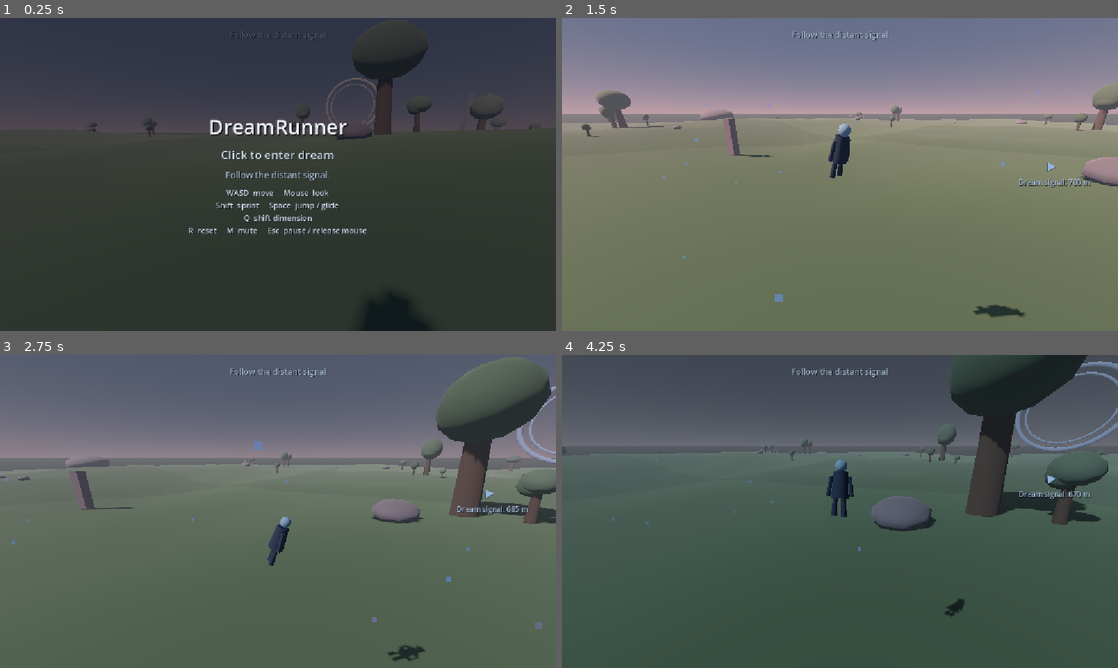
Above: before the commit, frames 1-4 (two rows, left to right).
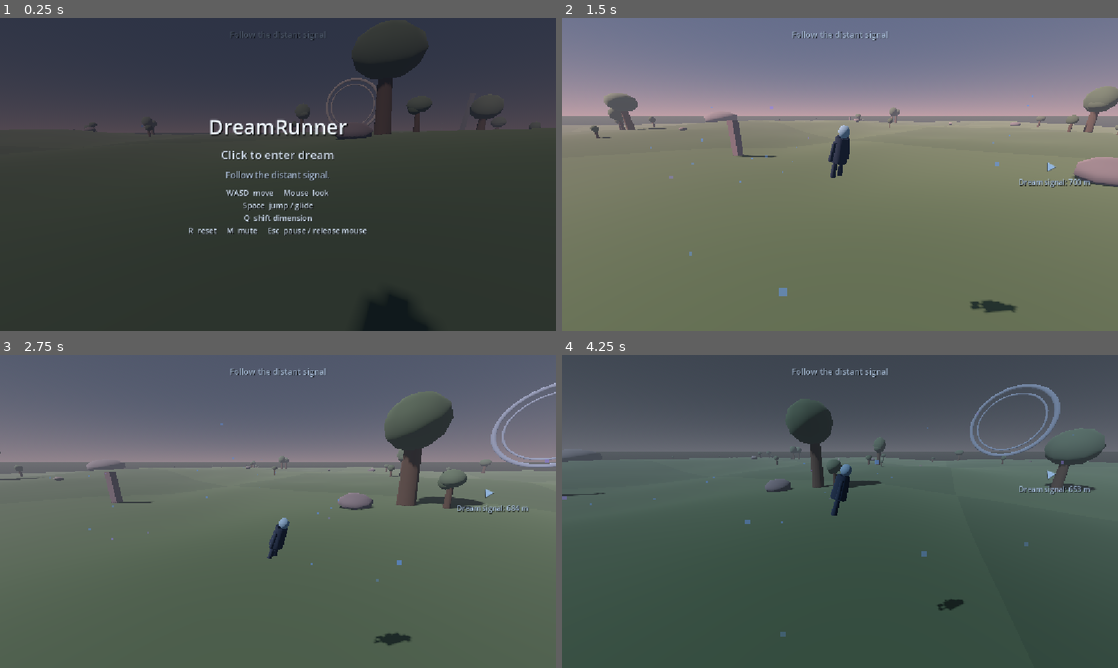
Above: after the commit, the same moments.

Repository: nimanimanima-rgb/DreamRunner
Game: Godot game, scene res://scenes/Game.tscn
Same seed, same stepped clock (60 frames per second), same inputs: the game is played once before the commit and once after it.
Inputs (mouse positions are in pixels of both pictures, inside the frame that each line leads up to):
- Up to frame 1 (0.25 s): no input
- Up to frame 2 (1.5 s): tap Enter at 0.5 s; move the mouse to (962, 158) at 0.52 s; hold D (move_right) 0.53-1.28 s; hold Shift (sprint, bound only before the commit) 0.53-1.28 s; click (962, 158) at 0.67 s; tap Space (jump) at 0.77, 0.8, 1.07, 1.35 s; move the mouse to (812, 174) at 1.27 s; hold W (move_forward) from 1.28 s (still down)
- Up to frame 3 (2.75 s): keep holding W (move_forward); tap Space (jump) at 1.52, 1.82, 2.3 s; tap Shift (sprint, bound only before the commit) at 1.55 s; move the mouse to (289, 505) at 2.02 s; hold Q (shift_dimension) from 2.03 s (still down)
- Up to frame 4 (4.25 s): keep holding W (move_forward); move the mouse to (834, 517) at 2.77 s; release Q (shift_dimension) at 2.78 s; tap Shift (sprint, bound only before the commit) at 2.85 s; click (834, 517) at 2.92 s; tap Space (jump) at 3.02, 3.32 s; move the mouse to (878, 514) at 3.52 s; hold Space (jump) from 3.53 s (still down); tap M at 3.6 s

The runs differ from the first frame. In frame 1, 0.3% of the frame differs, in the area x 38-61%, y 58-62%; in frame 2, 3.1%; in frame 3, 12%; in frame 4, 12%, in the area x 0-100%, y 0-90%.

Commit message:
Make sprint speed the default movement

Diff:
--- a/project.godot
+++ b/project.godot
@@ -47,11 +47,6 @@
 "events": [Object(InputEventKey,"resource_local_to_scene":false,"resource_name":"","device":-1,"window_id":0,"alt_press …(191 unchanged characters)…
 ]
 }
-sprint={
-"deadzone": 0.2,
-"events": [Object(InputEventKey,"resource_local_to_scene":false,"resource_name":"","device":-1,"window_id":0,"alt_pressed":false,"shift_pressed":false,"ctrl_pressed":false,"meta_pressed":false,"pressed":false,"keycode":0,"physical_keycode":4194325,"key_label":0,"unicode":0,"location":0,"echo":false,"script":null)
-]
-}
 reset_player={
 "deadzone": 0.2,
 "events": [Object(InputEventKey,"resource_local_to_scene":false,"resource_name":"","device":-1,"window_id":0,"alt_press …(192 unchanged characters)…
--- a/scenes/Game.tscn
+++ b/scenes/Game.tscn
@@ -230,7 +230,6 @@
 text = "Speed: 0.0 m/s
 State: Airborne
 Vertical velocity: 0.0 m/s
-Sprinting: false
 Gliding: false
 Mode: Airborne
 Click to capture mouse
@@ -365,7 +364,7 @@
 theme_override_constants/shadow_offset_y = 1
 theme_override_font_sizes/font_size = 16
 text = "WASD  move     Mouse  look
-Shift  sprint     Space  jump / glide
+Space  jump / glide
 Q  shift dimension
 R  reset     M  mute     Esc  pause / release mouse"
 horizontal_alignment = 1
--- a/scripts/audio_manager.gd
+++ b/scripts/audio_manager.gd
@@ -132,8 +132,8 @@
 	if ambience_playback == null:
 		return
 	var horizontal_speed: float = Vector2(player.velocity.x, player.velocity.z).length()
-	var sprint_speed: float = float(player.get("sprint_speed"))
-	var speed_blend: float = clampf(horizontal_speed / maxf(sprint_speed, 1.0), 0.0, 1.25)
+	var run_speed: float = float(player.get("run_speed"))
+	var speed_blend: float = clampf(horizontal_speed / maxf(run_speed, 1.0), 0.0, 1.25)
 	var glide_boost: float = 0.08 if bool(player.call("is_gliding")) else 0.0
 	var wind_level: float = current_wind_level + speed_blend * movement_wind_boost + glide_boost
 	for _frame in range(ambience_playback.get_frames_available()):
--- a/scripts/debug_hud.gd
+++ b/scripts/debug_hud.gd
@@ -28,7 +28,6 @@
 
 	var horizontal_speed := Vector2(player.velocity.x, player.velocity.z).length()
 	var movement_state := "Grounded" if player.is_on_floor() else "Airborne"
-	var sprinting := Input.is_action_pressed("sprint") and horizontal_speed > 0.1
 	var gliding := (
 		not player.is_on_floor()
 		and player.velocity.y < 0.0
@@ -82,8 +81,6 @@
 	if player.is_on_floor():
 		if horizontal_speed < 0.1:
 			movement_mode = "Idle"
-		elif sprinting:
-			movement_mode = "Sprinting"
 		else:
 			movement_mode = "Running"
 
@@ -92,7 +89,6 @@
 		+ "Speed: %5.1f m/s\n" % horizontal_speed
 		+ "State: %s\n" % movement_state
 		+ "Vertical velocity: %5.1f m/s\n" % player.velocity.y
-		+ "Sprinting: %s\n" % str(sprinting)
 		+ "Gliding: %s\n" % str(gliding)
 		+ "Mode: %s\n" % movement_mode
 		+ "Ground clearance: %4.1f m\n" % float(player.call("get_ground_clearance"))
--- a/scripts/player_controller.gd
+++ b/scripts/player_controller.gd
@@ -3,8 +3,7 @@
 signal dream_entered
 
 @export_group("Movement")
-@export var walk_speed: float = 13.0
-@export var sprint_speed: float = 34.0
+@export var run_speed: float = 34.0
 @export var ground_acceleration: float = 58.0
 @export var air_acceleration: float = 10.0
 @export var ground_deceleration: float = 38.0
@@ -34,13 +33,10 @@
 
 @export_group("Procedural Visual Motion")
 @export_range(0.0, 0.12, 0.005) var run_bob_height: float = 0.035
-@export_range(0.0, 15.0, 0.5) var sprint_visual_lean_degrees: float = 7.0
-@export_range(5.0, 35.0, 1.0) var run_arm_swing_degrees: float = 20.0
-@export_range(15.0, 55.0, 1.0) var sprint_arm_swing_degrees: float = 38.0
-@export_range(5.0, 30.0, 1.0) var run_leg_swing_degrees: float = 18.0
-@export_range(15.0, 50.0, 1.0) var sprint_leg_swing_degrees: float = 34.0
-@export_range(2.0, 10.0, 0.25) var walk_stride_length: float = 5.0
-@export_range(3.0, 14.0, 0.25) var sprint_stride_length: float = 7.5
+@export_range(0.0, 15.0, 0.5) var run_visual_lean_degrees: float = 7.0
+@export_range(15.0, 55.0, 1.0) var run_arm_swing_degrees: float = 38.0
+@export_range(15.0, 50.0, 1.0) var run_leg_swing_degrees: float = 34.0
+@export_range(3.0, 14.0, 0.25) var run_stride_length: float = 7.5
 @export_range(0.5, 1.5, 0.05) var locomotion_cycle_multiplier: float = 1.0
 @export_range(20.0, 80.0, 1.0) var glide_arm_lift_degrees: float = 64.0
 @export_range(5.0, 45.0, 1.0) var glide_arm_open_degrees: float = 28.0
@@ -53,7 +49,7 @@
 @export_range(-80.0, 0.0, 1.0) var min_pitch_degrees: float = -35.0
 @export_range(0.0, 30.0, 1.0) var max_pitch_degrees: float = 4.0
 @export var normal_fov: float = 78.0
-@export var sprint_fov: float = 84.0
+@export var run_fov: float = 84.0
 @export var glide_fov: float = 86.0
 @export var fov_smoothing: float = 5.0
 @export var camera_vertical_smoothing: float = 7.0
@@ -202,8 +198,8 @@
 	camera_pivot.global_position = camera_position
 
 	var horizontal_speed := Vector2(velocity.x, velocity.z).length()
-	var is_sprinting := Input.is_action_pressed("sprint") and horizontal_speed > walk_speed
-	var target_fov := glide_fov if is_gliding() else (sprint_fov if is_sprinting else normal_fov)
+	var run_blend := clampf(horizontal_speed / maxf(run_speed, 0.1), 0.0, 1.0)
+	var target_fov := glide_fov if is_gliding() else lerpf(normal_fov, run_fov, run_blend)
 	var fov_weight := 1.0 - exp(-fov_smoothing * delta)
 	camera.fov = lerpf(camera.fov, target_fov, fov_weight)
 	update_visual_pose(delta)
@@ -213,7 +209,7 @@
 	var input_dir := Input.get_vector("move_left", "move_right", "move_forward", "move_back")
 	var movement_basis := Basis(Vector3.UP, yaw)
 	var move_dir := (movement_basis * Vector3(input_dir.x, 0.0, input_dir.y)).normalized()
-	var target_speed := sprint_speed if Input.is_action_pressed("sprint") else walk_speed
+	var target_speed := run_speed
 
 	var horizontal_velocity := Vector3(velocity.x, 0.0, velocity.z)
 	var desired_speed := target_speed
@@ -360,35 +356,22 @@
 	var horizontal_speed: float = Vector2(velocity.x, velocity.z).length()
 	var moving_on_ground: bool = is_on_floor() and horizontal_speed > 0.5
 	var gliding: bool = is_gliding()
-	var sprint_blend: float = clampf(
-		inverse_lerp(walk_speed, sprint_speed, horizontal_speed),
-		0.0,
-		1.0
-	)
+	var run_blend: float = clampf(horizontal_speed / maxf(run_speed, 0.1), 0.0, 1.0)
 	if moving_on_ground:
-		var stride_length: float = lerpf(
-			walk_stride_length,
-			sprint_stride_length,
-			sprint_blend
-		)
 		motion_phase += (
-			delta * horizontal_speed / maxf(stride_length, 0.1)
+			delta * horizontal_speed / maxf(run_stride_length, 0.1)
 			* TAU * locomotion_cycle_multiplier
 		)
 	elif is_on_floor():
 		motion_phase += delta * 1.15
 
 	var motion_weight: float = (
-		clampf(horizontal_speed / maxf(walk_speed, 0.1), 0.0, 1.0)
+		run_blend
 		if moving_on_ground
 		else 0.0
 	)
-	var arm_amplitude: float = deg_to_rad(
-		lerpf(run_arm_swing_degrees, sprint_arm_swing_degrees, sprint_blend)
-	) * motion_weight
-	var leg_amplitude: float = deg_to_rad(
-		lerpf(run_leg_swing_degrees, sprint_leg_swing_degrees, sprint_blend)
-	) * motion_weight
+	var arm_amplitude: float = deg_to_rad(run_arm_swing_degrees) * motion_weight
+	var leg_amplitude: float = deg_to_rad(run_leg_swing_degrees) * motion_weight
 	var target_arm_swing: float = sin(motion_phase) * arm_amplitude
 	var target_leg_swing: float = sin(motion_phase) * leg_amplitude
 	if not moving_on_ground:
@@ -404,7 +387,7 @@
 	var target_bob: float = sin(motion_phase * 2.0) * run_bob_height * motion_weight
 	if not moving_on_ground:
 		target_bob = sin(motion_phase) * 0.012 if is_on_floor() else 0.0
-	var target_lean: float = -deg_to_rad(sprint_visual_lean_degrees) * sprint_blend
+	var target_lean: float = -deg_to_rad(run_visual_lean_degrees) * run_blend
 	var target_stretch: float = 1.0
 	if not is_on_floor() and not gliding:
 		target_lean = -deg_to_rad(4.0)
Not shown, changed: export_presets.cfg
Not shown, changed: CURRENT_STATE.md
Not shown, changed: ROADMAP.md
